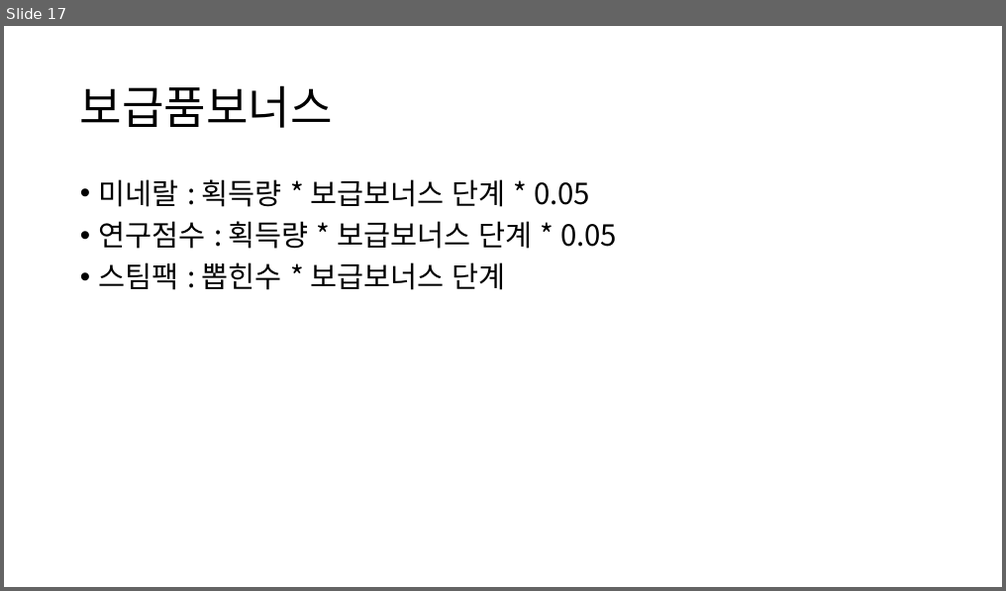
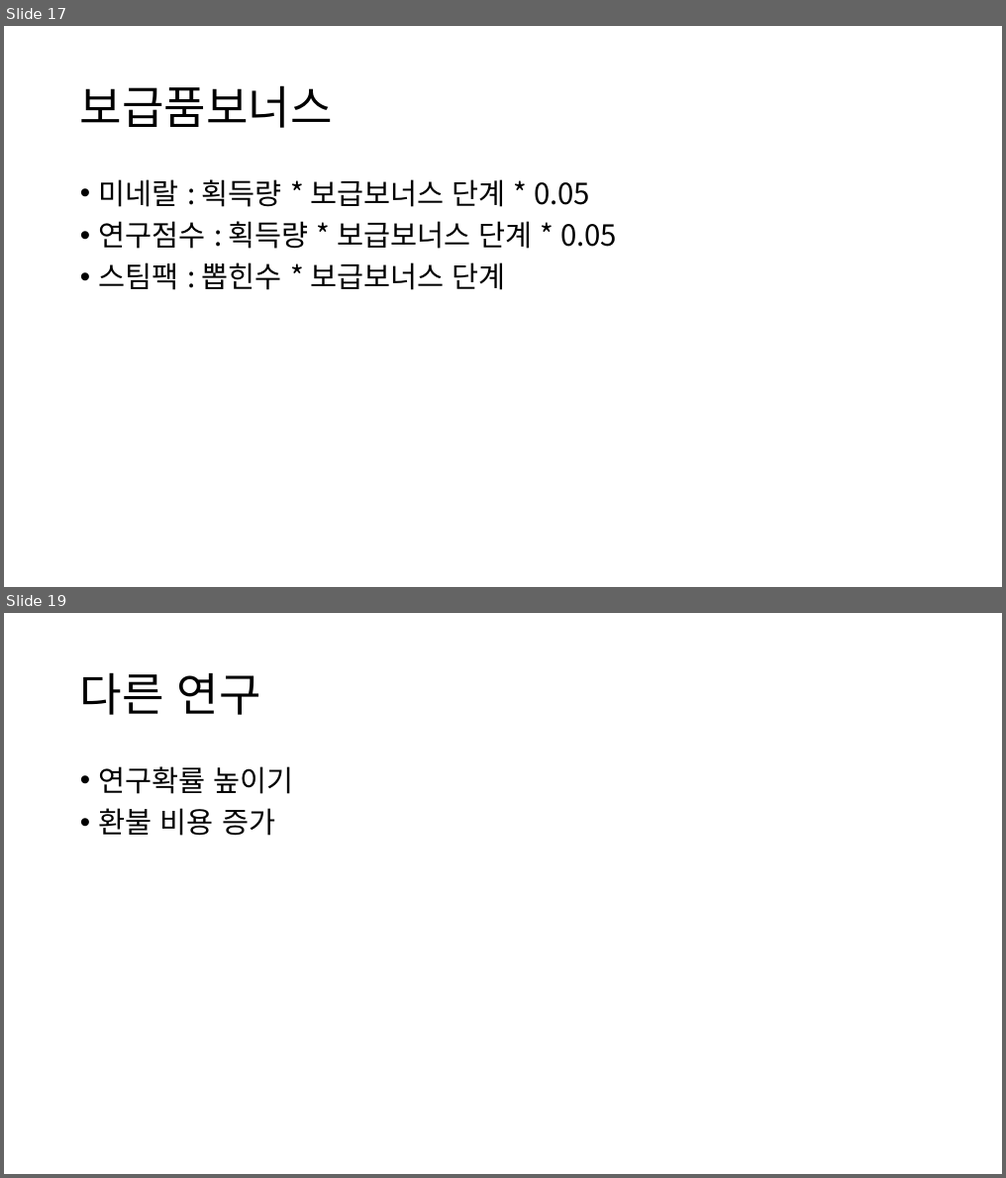
Before and after one commit to SungMinseok/IdleTerran1, a slide deck: SCV 24 기획안.pptx. Shown one above the other, each under a label of ours: slide 17 before the commit, slides 17 and 19 after it; the slides between them are not shown. The pictures are 1006x591 and 1006x1178 pixels, drawn with LibreOffice and Linux fonts; fonts in the diff are those of the drawing. Boxes give left, top, right and bottom in pixels: in the first picture for what was removed or moved away, otherwise in the second. Text is boxed around its words. In the diff, an @@ line names an element or a change of style, - is before the commit and + after.

```diff
--- a/SCV 24 기획안.pptx
+++ b/SCV 24 기획안.pptx
@@ slide 19 added at box(4, 613, 1002, 1174), background #FFFFFF @@
@@ title added at box(80, 672, 261, 715), 44 pt, text #000000 @@
+다른 연구
@@ text added at box(99, 766, 294, 836), 28 pt, text #000000 @@
+• 연구확률 높이기
+• 환불 비용 증가
```
Also in this commit, not shown: 1 slide changed, 3 other slides added, 22 other files.
